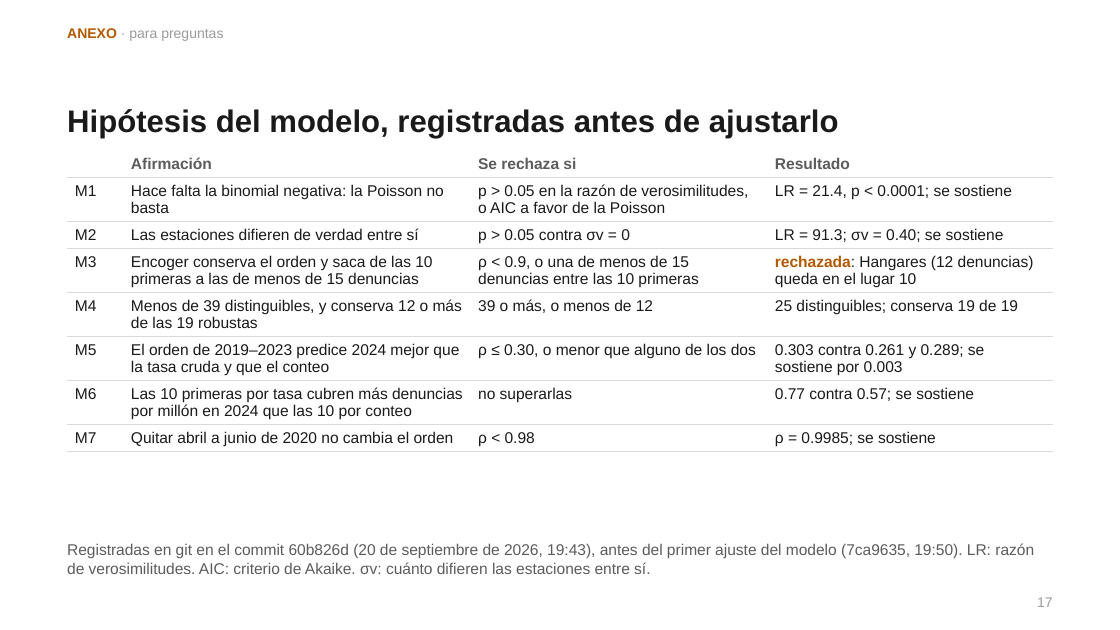
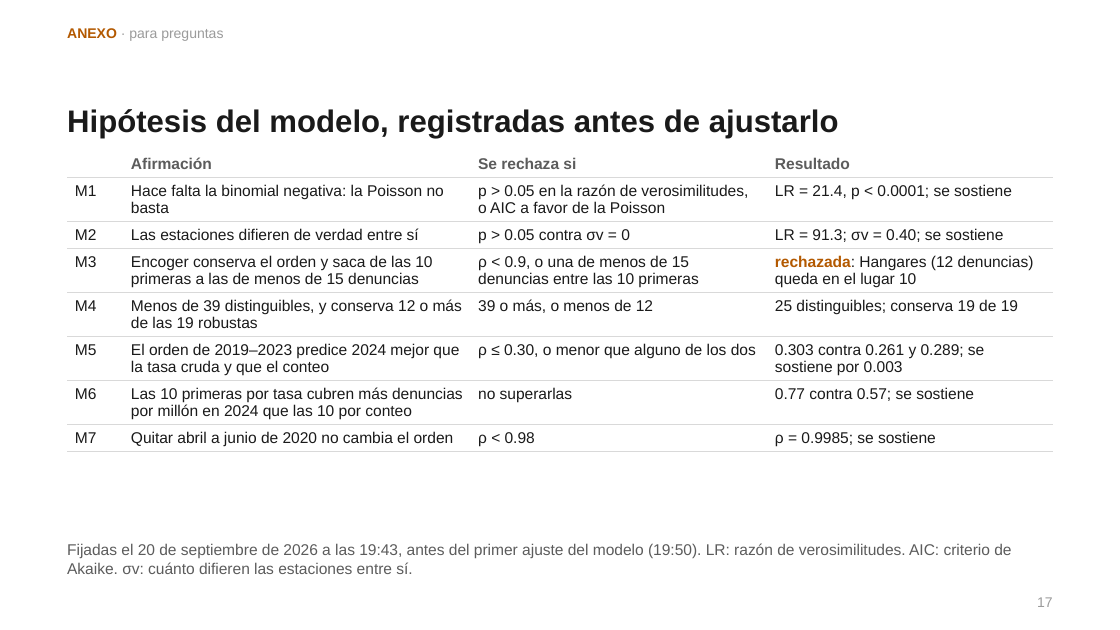
Before and after one commit to sebastiancordoba/caso-inseguridad-cdmx, a slide deck: slide 17 of docs/presentacion/presentacion.pptx. Drawn at 1120x630 pixels with LibreOffice and Linux fonts; fonts in the diff are those of the drawing. Boxes give left, top, right and bottom in pixels: in the first picture for what was removed or moved away, otherwise in the second. Text is boxed around its words. In the diff, an @@ line names an element or a change of style, - is before the commit and + after.

```diff
--- a/docs/presentacion/presentacion.pptx
+++ b/docs/presentacion/presentacion.pptx
@@ text at bbox=[67, 543, 1011, 574]: text changed @@
-Registradas en git en el commit 60b826d (20 de septiembre de 2026, 19:43), antes del primer ajuste del modelo (7ca9635, 19:50). LR: razón de verosimilitudes. AIC: criterio de Akaike. σv: cuánto difieren las estaciones entre sí.
+Fijadas el 20 de septiembre de 2026 a las 19:43, antes del primer ajuste del modelo (19:50). LR: razón de verosimilitudes. AIC: criterio de Akaike. σv: cuánto difieren las estaciones entre sí.
```
Also in this commit, not shown: 3 other slides changed, 7 other files.
